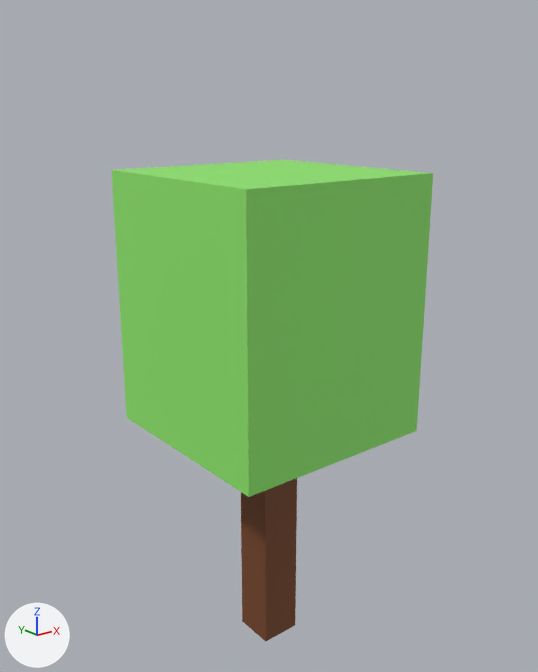
The FBX model assets/models/Tree.fbx as it was, and as the next commit left it.
Before and after are seen from a 50 mm camera at (-4.99, -6.24, 6.21) aimed at (0.06, 0.07, 3.68). The lights are fixed; the arrows at lower left show +X, +Y and +Z. Where no turn or scale is listed for an object, it has been applied to the vertices.

Objects in the first picture: 'Tree'.
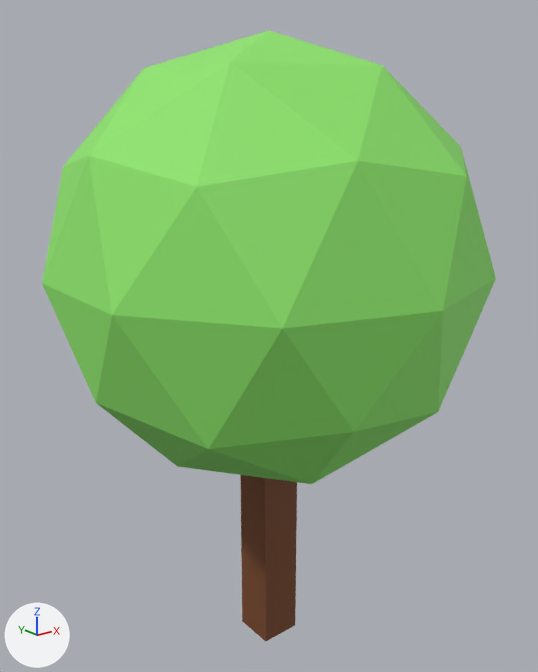
Boxes [x1, y1, x2, y2] around the edits, measured in the pictures (538 x 672 px):
'Tree', reshaped (41% wider, 27% taller)
    before: [111, 160, 433, 641]
    after: [42, 30, 496, 641]
part 1 of me_cube, added (green)
    after: [42, 30, 496, 484]
part 2 of me_cube, deleted (green)
    before: [111, 160, 433, 497]

The edits, one by one:
me_cube has 16 vertices, 12 faces and spans x -1.2..1.2, y -1.2..1.2, z -0.12..5.52.
me_cube is used by ob_tree; location (0.0, 0.0, 0.0).
me_cube part 1: a new loose piece, an icosphere of 80 faces spanning x -2.26..2.26, y -2.38..2.38, z 2.14..6.89, in mat_leaves (green #8fe76c).
me_cube part 2: the loose piece of 8 vertices spanning x -1.2..1.2, y -1.2..1.2, z 2.64..5.52 is deleted.
